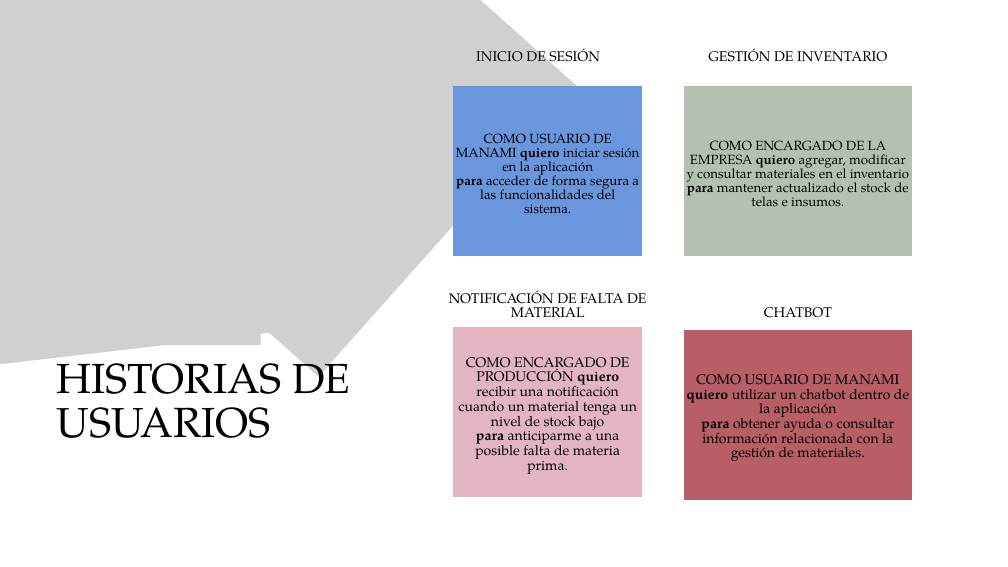
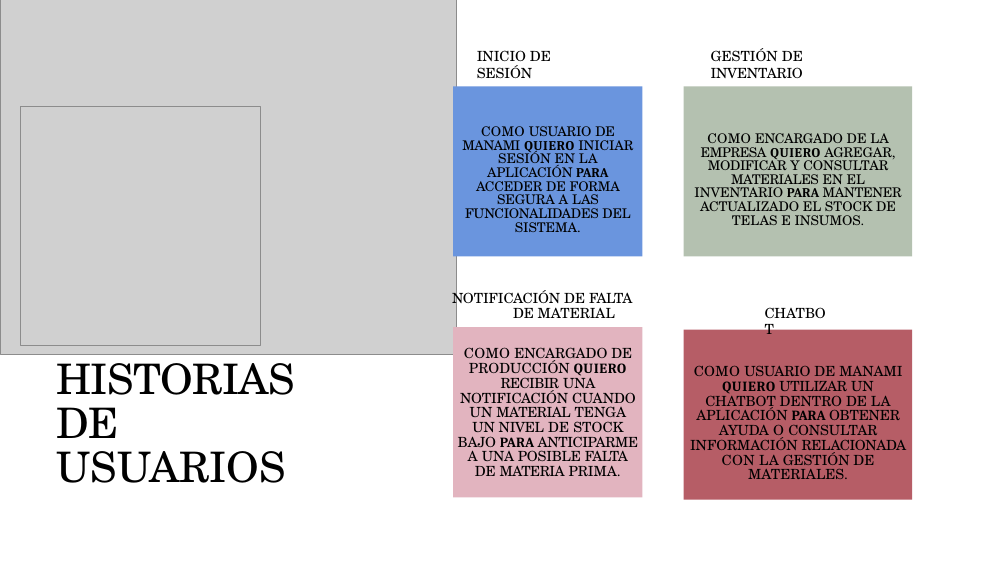
Before and after one commit to mpdp40/Proyecto_Optimisacion_MANANI-, a slide deck: slide 10 of fase 1/Evidencias_Grupales/Presentacíon Proyecto.pptx (slide 11 before the commit). Drawn at 1008x567 pixels with LibreOffice and Linux fonts; fonts in the diff are those of the drawing; grey boxes stand for pictures. Boxes give left, top, right and bottom in pixels: in the first picture for what was removed or moved away, otherwise in the second. Text is boxed around its words. In the diff, an @@ line names an element or a change of style, - is before the commit and + after.

```diff
--- a/fase 1/Evidencias_Grupales/Presentacíon Proyecto.pptx
+++ b/fase 1/Evidencias_Grupales/Presentacíon Proyecto.pptx
@@ picture removed at [0, 0, 297, 377] @@
@@ picture added at [0, 0, 456, 354] @@
@@ picture removed at [15, 0, 577, 377] @@
@@ title "INICIO DE SESIÓN" at [477, 50, 551, 79]: font TeX Gyre Pagella to TeX Gyre Schola; letter spacing 0 to -0.1 pt in "INICIO SESIÓN"; alignment centre to left; indent changed; line spacing 21pt to 1; more space between paragraphs @@
@@ text "GESTIÓN DE INVENTARIO" at [711, 48, 803, 78]: font TeX Gyre Pagella to TeX Gyre Schola; letter spacing 0 to -0.4 pt in "INVENTARIO"; alignment centre to left; indent changed; line spacing 21pt to 1; more space between paragraphs @@
@@ rectangle "COMO USUARIO DE MANAMI QUIERO ...": place and size @@
-rectangle "COMO USUARIO DE MANAMI QUIERO ..." at [456, 133, 639, 214]
+rectangle "COMO USUARIO DE MANAMI QUIERO ..." at [453, 86, 643, 257]
@@ rectangle "COMO USUARIO DE MANAMI QUIERO ..." at [453, 86, 643, 257]: vertical alignment middle to top; fill none to #6A95DE @@
@@ freeform shape removed at [453, 86, 643, 257] @@
@@ rectangle "COMO ENCARGADO DE LA EMPRESA ...": place and size @@
-rectangle "COMO ENCARGADO DE LA EMPRESA ..." at [687, 140, 909, 207]
+rectangle "COMO ENCARGADO DE LA EMPRESA ..." at [683, 86, 912, 257]
@@ rectangle "COMO ENCARGADO DE LA EMPRESA ..." at [683, 86, 912, 257]: vertical alignment middle to top; fill none to #B4C1B0 @@
@@ freeform shape removed at [683, 86, 912, 257] @@
@@ text in rectangle at [462, 126, 633, 232]: text changed; font TeX Gyre Pagella to TeX Gyre Schola @@
-COMO USUARIO DE MANAMI quiero iniciar sesión en la aplicación
-para acceder de forma segura a las funcionalidades del sistema.
+COMO USUARIO DE MANAMI QUIERO INICIAR SESIÓN EN LA APLICACIÓN PARA ACCEDER DE FORMA SEGURA A LAS FUNCIONALIDADES DEL SISTEMA.
@@ text in rectangle at [694, 133, 902, 225]: text changed; font TeX Gyre Pagella to TeX Gyre Schola @@
-COMO ENCARGADO DE LA EMPRESA quiero agregar, modificar y consultar materiales en el inventario para mantener actualizado el stock de telas e insumos.
+COMO ENCARGADO DE LA EMPRESA QUIERO AGREGAR, MODIFICAR Y CONSULTAR MATERIALES EN EL INVENTARIO PARA MANTENER ACTUALIZADO EL STOCK DE TELAS E INSUMOS.
@@ text "NOTIFICACIÓN DE FALTA DE MATERIAL" at [452, 290, 632, 318]: font TeX Gyre Pagella to TeX Gyre Schola; letter spacing 0 to -0.2 pt in "NOTIFICACIÓN DE"; letter spacing 0 to -1.1 pt in "FALTA"; letter spacing 0 to -0.1 pt in "MATERIAL"; alignment centre to left; indent changed; more space between paragraphs @@
@@ rectangle "COMO ENCARGADO DE PRODUCCIÓN QUIERO ...": place and size @@
-rectangle "COMO ENCARGADO DE PRODUCCIÓN QUIERO ..." at [458, 357, 637, 474]
+rectangle "COMO ENCARGADO DE PRODUCCIÓN QUIERO ..." at [453, 327, 643, 497]
@@ rectangle "COMO ENCARGADO DE PRODUCCIÓN QUIERO ..." at [453, 327, 643, 497]: vertical alignment middle to top; fill none to #E2B4BF @@
@@ freeform shape removed at [453, 327, 643, 497] @@
@@ text "CHATBOT" at [764, 303, 832, 322]: font TeX Gyre Pagella to TeX Gyre Schola, letter spacing 0 to -0.1 pt; alignment centre to left; indent changed; line spacing 21pt to 1; more space between paragraphs @@
@@ text "HISTORIAS DE USUARIOS" at [57, 353, 295, 483]: font TeX Gyre Pagella to TeX Gyre Schola; letter spacing 0 to -1 pt in "HISTORIAS"; letter spacing 0 to -0.5 pt in "DE"; letter spacing 0 to -0.1 pt in "USUARIOS"; indent changed; more space between paragraphs @@
@@ text in rectangle at [458, 347, 639, 476]: text changed; font TeX Gyre Pagella to TeX Gyre Schola @@
-COMO ENCARGADO DE PRODUCCIÓN quiero recibir una notificación cuando un material tenga un nivel de stock bajo
-para anticiparme a una posible falta de materia prima.
+COMO ENCARGADO DE PRODUCCIÓN QUIERO RECIBIR UNA NOTIFICACIÓN CUANDO UN MATERIAL TENGA UN NIVEL DE STOCK BAJO PARA ANTICIPARME A UNA POSIBLE FALTA DE MATERIA PRIMA.
@@ rectangle "COMO USUARIO DE MANAMI QUIERO ...": place and size @@
-rectangle "COMO USUARIO DE MANAMI QUIERO ..." at [686, 374, 909, 461]
+rectangle "COMO USUARIO DE MANAMI QUIERO ..." at [683, 330, 912, 500]
@@ rectangle "COMO USUARIO DE MANAMI QUIERO ..." at [683, 330, 912, 500]: vertical alignment middle to top; fill none to #B65D66 @@
@@ freeform shape removed at [683, 330, 912, 500] @@
@@ text in rectangle at [690, 365, 907, 479]: text changed; font TeX Gyre Pagella to TeX Gyre Schola @@
-COMO USUARIO DE MANAMI
-quiero utilizar un chatbot dentro de la aplicación
-para obtener ayuda o consultar información relacionada con la gestión de materiales.
+COMO USUARIO DE MANAMI QUIERO UTILIZAR UN CHATBOT DENTRO DE LA APLICACIÓN PARA OBTENER AYUDA O CONSULTAR INFORMACIÓN RELACIONADA CON LA GESTIÓN DE MATERIALES.
```
Also in this commit, not shown: 19 other slides changed.
